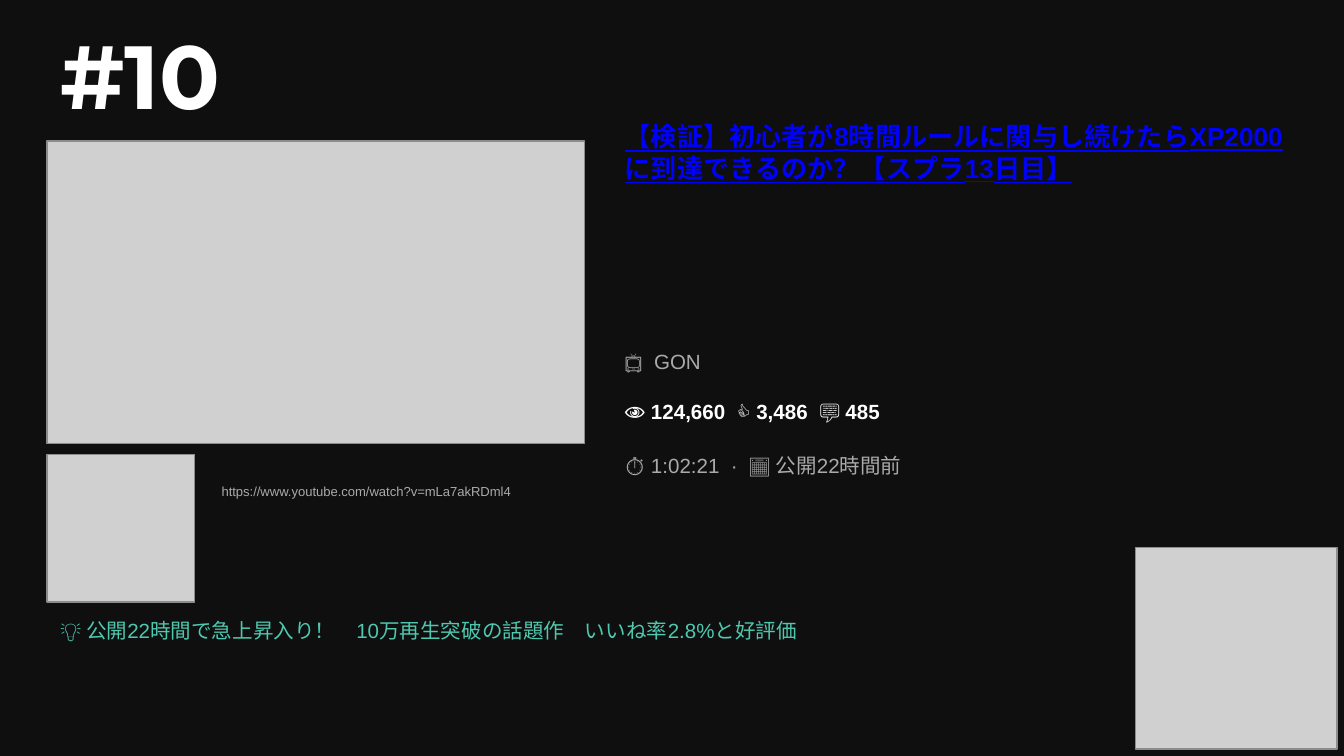
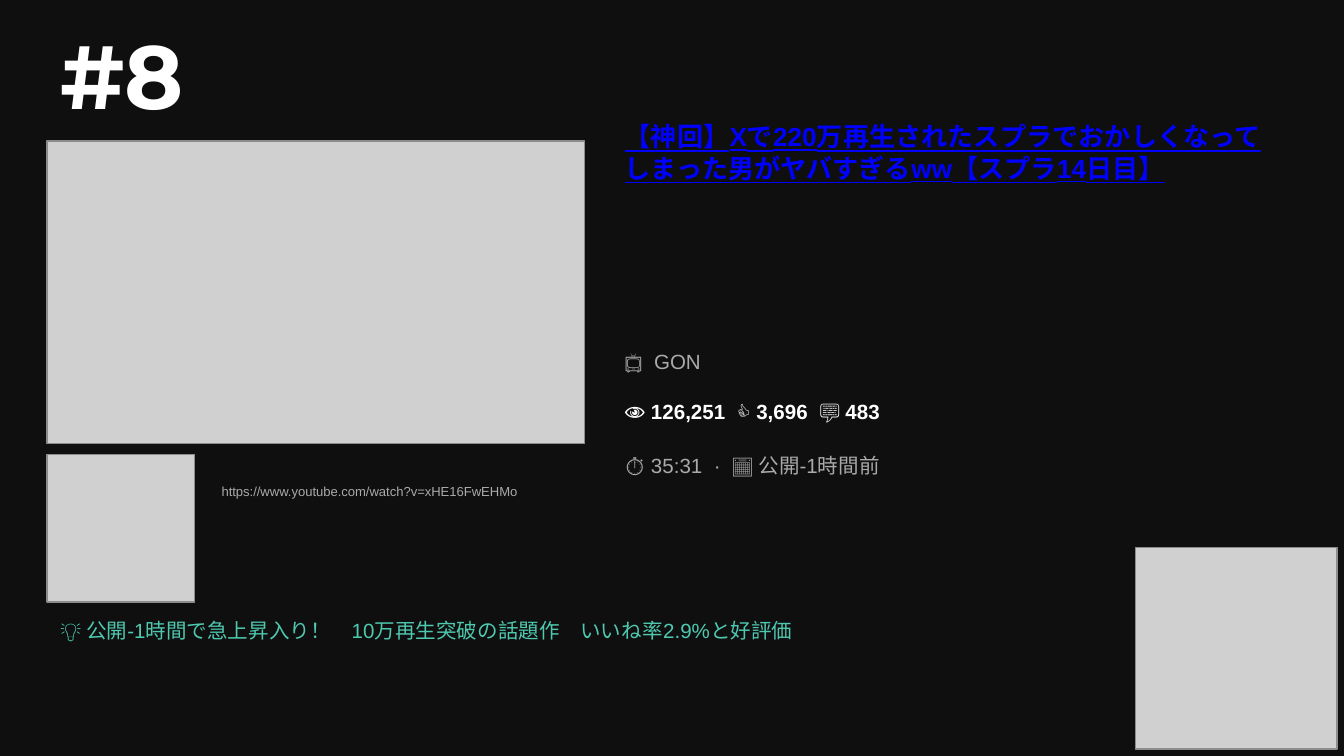
Before and after one commit to asaneasaburo0910-hub/youtube-crawler, a slide deck: slide 4 of youtube_ranking_20260531.pptx (slide 2 before the commit). Drawn at 1344x756 pixels with LibreOffice and Linux fonts; fonts in the diff are those of the drawing; grey boxes stand for pictures. Boxes give left, top, right and bottom in pixels: in the first picture for what was removed or moved away, otherwise in the second. Text is boxed around its words. In the diff, an @@ line names an element or a change of style, - is before the commit and + after.

```diff
--- a/youtube_ranking_20260531.pptx
+++ b/youtube_ranking_20260531.pptx
@@ text at (60, 45, 184, 110): text changed @@
-#10
+#8
@@ text at (625, 123, 1261, 183): text changed @@
-【検証】初心者が8時間ルールに関与し続けたらXP2000に到達できるのか？【スプラ13日目】
+【神回】Xで220万再生されたスプラでおかしくなってしまった男がヤバすぎるww【スプラ14日目】
@@ text at (651, 404, 879, 423): text changed @@
-👁 124,660 👍 3,486 💬 485
+👁 126,251 👍 3,696 💬 483
@@ text at (651, 456, 879, 475): text changed @@
-⏱ 1:02:21 · 📅 公開22時間前
+⏱ 35:31 · 📅 公開-1時間前
@@ text at (222, 486, 518, 499): text changed @@
-https://www.youtube.com/watch?v=mLa7akRDml4
+https://www.youtube.com/watch?v=xHE16FwEHMo
@@ text at (86, 621, 792, 640): text changed @@
-💡 公開22時間で急上昇入り！ 10万再生突破の話題作 いいね率2.8%と好評価
+💡 公開-1時間で急上昇入り！ 10万再生突破の話題作 いいね率2.9%と好評価
```
Also in this commit, not shown: 12 other slides changed, 1 slide added, 1 slide removed, 1 other file.
